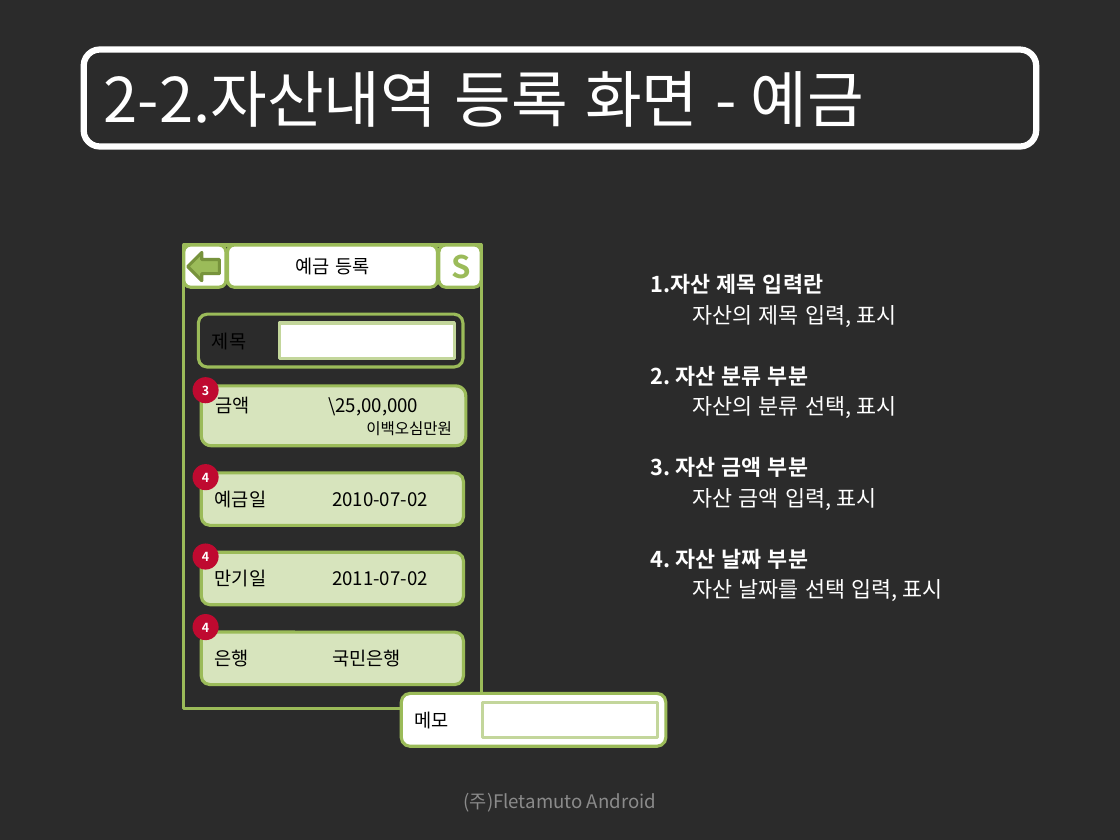
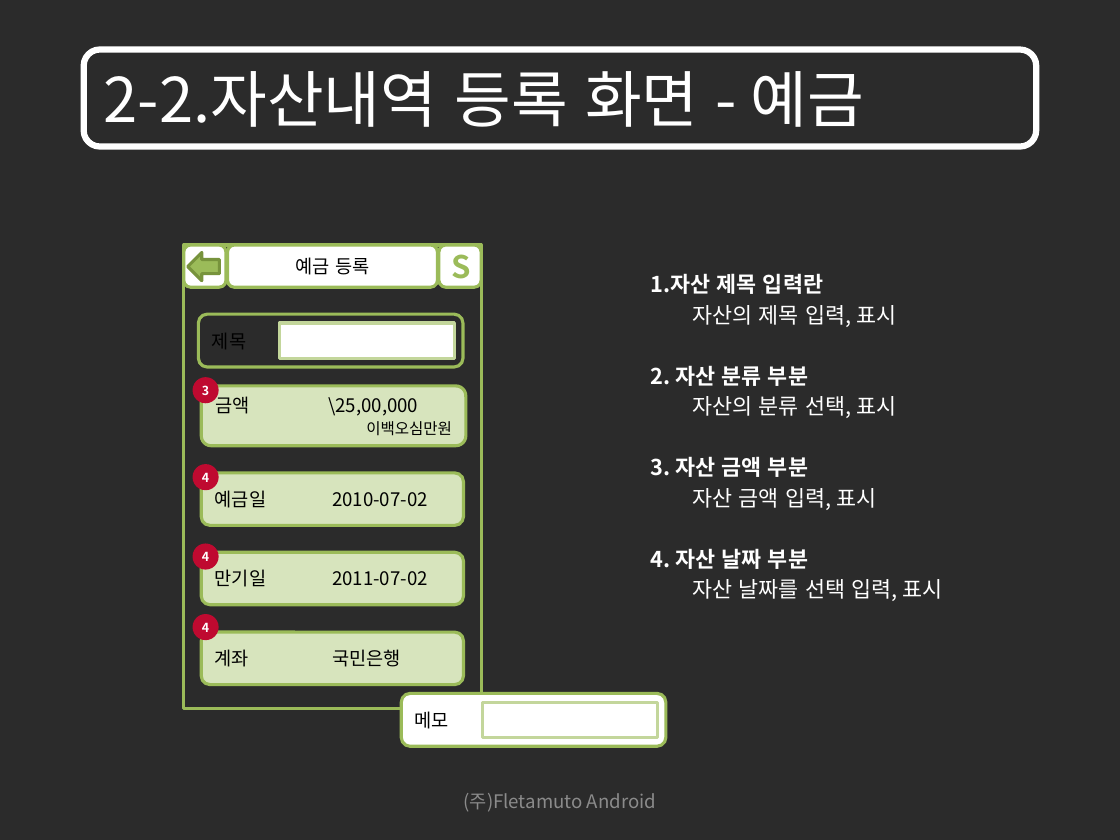
Before and after one commit to limjunghoon/fmfinance, a slide deck: slide 31 of trunk/DOC/GUI/GUI_Guide_For_Investment_Techniques_SW_101008_V1.2.pptx. Drawn at 1120x840 pixels with LibreOffice and Linux fonts; fonts in the diff are those of the drawing; background and template pictures are left out; a plain dark background stands for a picture behind light text. Boxes give left, top, right and bottom in pixels: in the first picture for what was removed or moved away, otherwise in the second. Text is boxed around its words. In the diff, an @@ line names an element or a change of style, - is before the commit and + after.

```diff
--- a/trunk/DOC/GUI/GUI_Guide_For_Investment_Techniques_SW_101008_V1.2.pptx
+++ b/trunk/DOC/GUI/GUI_Guide_For_Investment_Techniques_SW_101008_V1.2.pptx
@@ text in rounded rectangle at [215, 649, 401, 667]: text changed @@
-은행 국민은행
+계좌 국민은행
```
Also in this commit, not shown: 11 other slides changed, 1 other file.
